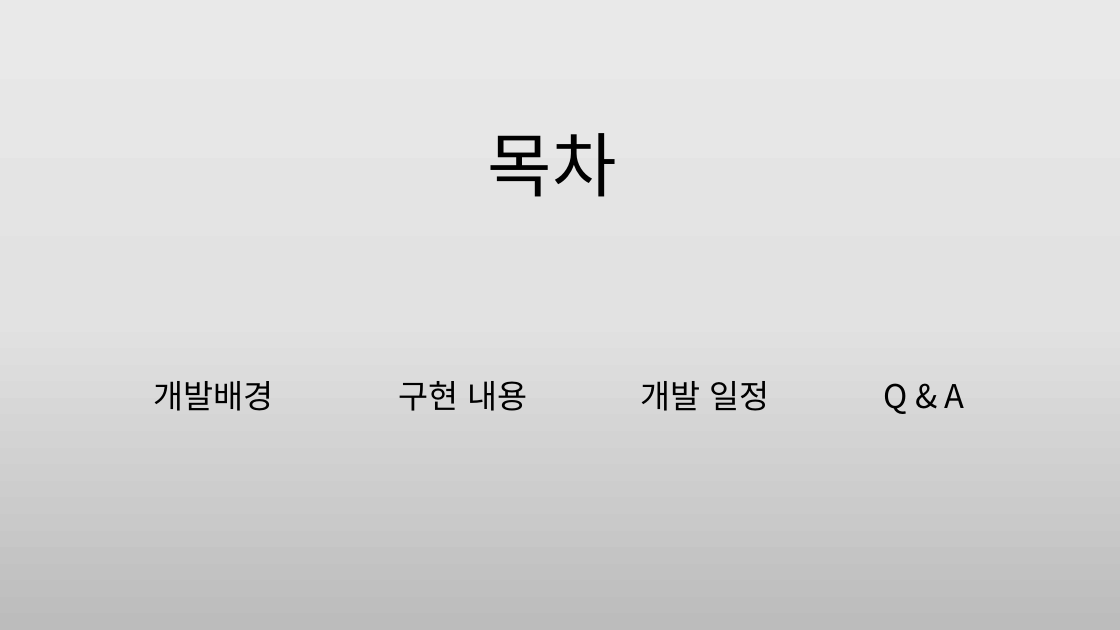
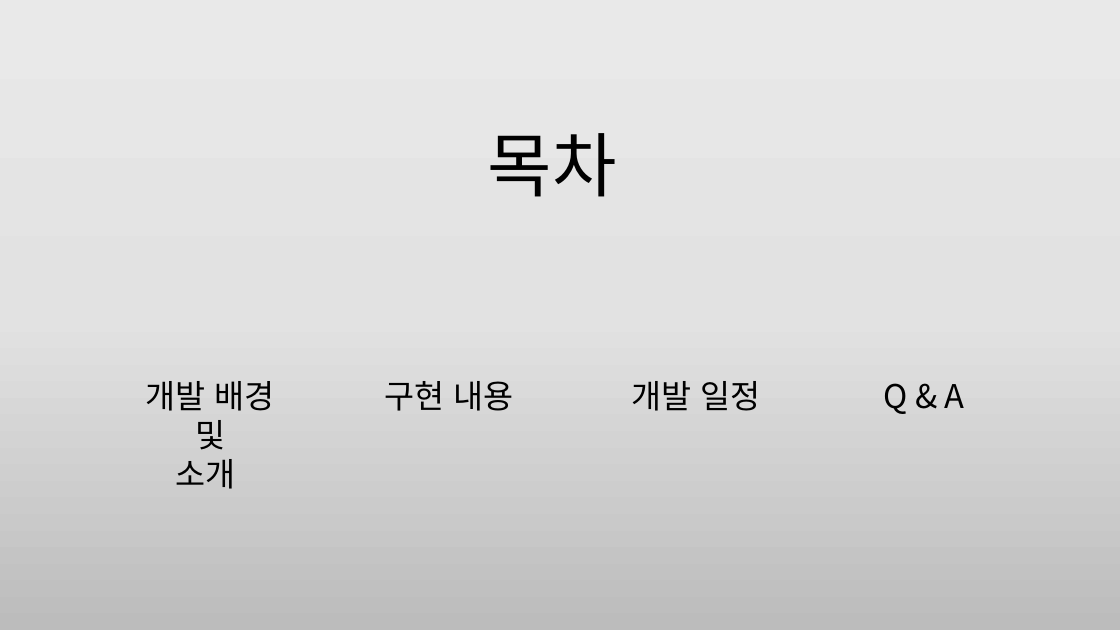
Before and after one commit to HJSUNG/capstone-design_2019, a slide deck: slide 2 of Documents/캡스톤_6조_1주차.pptx. Drawn at 1120x630 pixels with LibreOffice and Linux fonts; fonts in the diff are those of the drawing. Boxes give left, top, right and bottom in pixels: in the first picture for what was removed or moved away, otherwise in the second. Text is boxed around its words. In the diff, an @@ line names an element or a change of style, - is before the commit and + after.

```diff
--- a/Documents/캡스톤_6조_1주차.pptx
+++ b/Documents/캡스톤_6조_1주차.pptx
@@ text at (146,381,275,489): text changed @@
-개발배경
+개발 배경
+및
+소개
@@ text "구현 내용": place and size @@
-text "구현 내용" at (399,381,528,411)
+text "구현 내용" at (384,381,513,411)
@@ text "개발 일정": place and size @@
-text "개발 일정" at (640,381,769,411)
+text "개발 일정" at (631,381,761,411)
```
Also in this commit, not shown: 2 other slides changed, 2 slides added, 3 slides removed.
